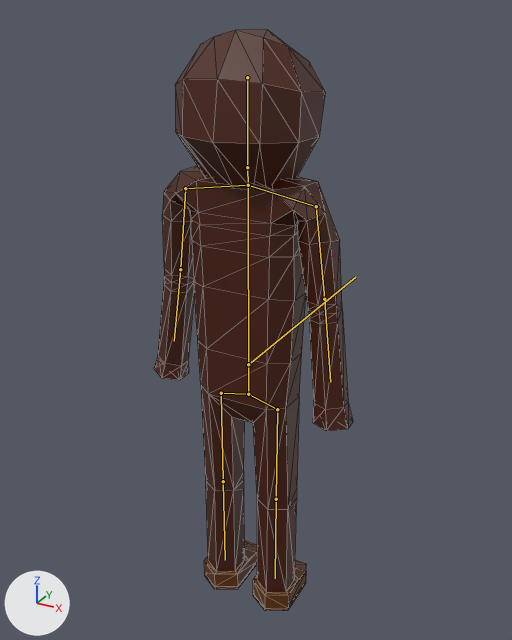
One commit to the glTF model models/dynamic_props/enemies/mountainside_mage.glb: the scene before it, then after it.
The view is the same before and after, from a camera (50 mm lens) standing at (1.078, -1.909, 1.129) and looking at (-0.05, 0.142, 0.103). Arrows for +X, +Y and +Z are at lower left; the lights stay in place. Both versions are drawn at frame 4 of the action 'aiming'; the numbers are the values there. The bones that bend it are drawn over the model as lines. Mesh edges are drawn as thin lines.

Names of what the first picture shows: 'runner_body'.
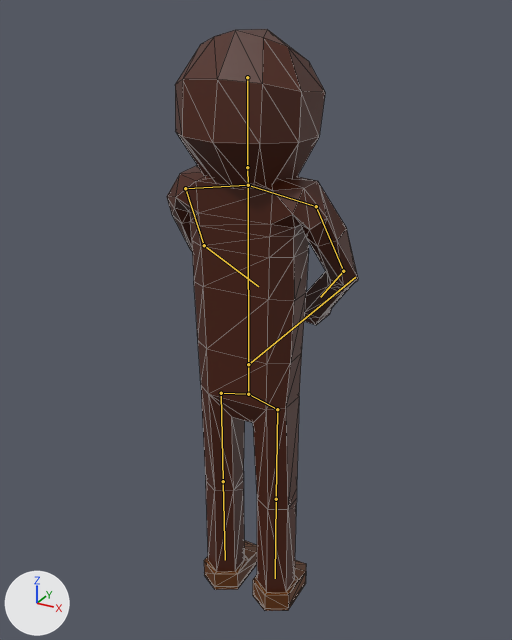
Where the change shows, as pixel boxes [x1, y1, x2, y2] in the pictures (512 x 640 px):
'runner_body', posed: before [154, 29, 353, 611]; after [167, 29, 358, 611]
bone 'right_upper_arm', root to tip: before (185, 188) to (180, 269); after (185, 188) to (204, 245)
bone 'right_forearm', root to tip: before (180, 269) to (174, 341); after (204, 245) to (258, 286)
bone 'left_upper_arm', root to tip: before (316, 206) to (324, 299); after (316, 206) to (343, 271)
bone 'left_forearm', root to tip: before (324, 299) to (330, 382); after (343, 271) to (320, 297)

The edits, one by one:
Bone 'right_upper_arm' (bone_right_upper_arm) turns from (-83, -1, 0) to (-83, -32, 0) degrees about its own x, y and z.
Bone 'right_forearm' (bone_right_forearm) turns from (2, 0, 0) to (-34, 12, -18) degrees about its own x, y and z.
Bone 'left_upper_arm' (bone_left_upper_arm) turns from (83, 1, 0) to (83, 32, 0) degrees about its own x, y and z.
Bone 'left_forearm' (bone_left_forearm) turns from (1, -1, -1) to (43, -24, -33) degrees about its own x, y and z.
